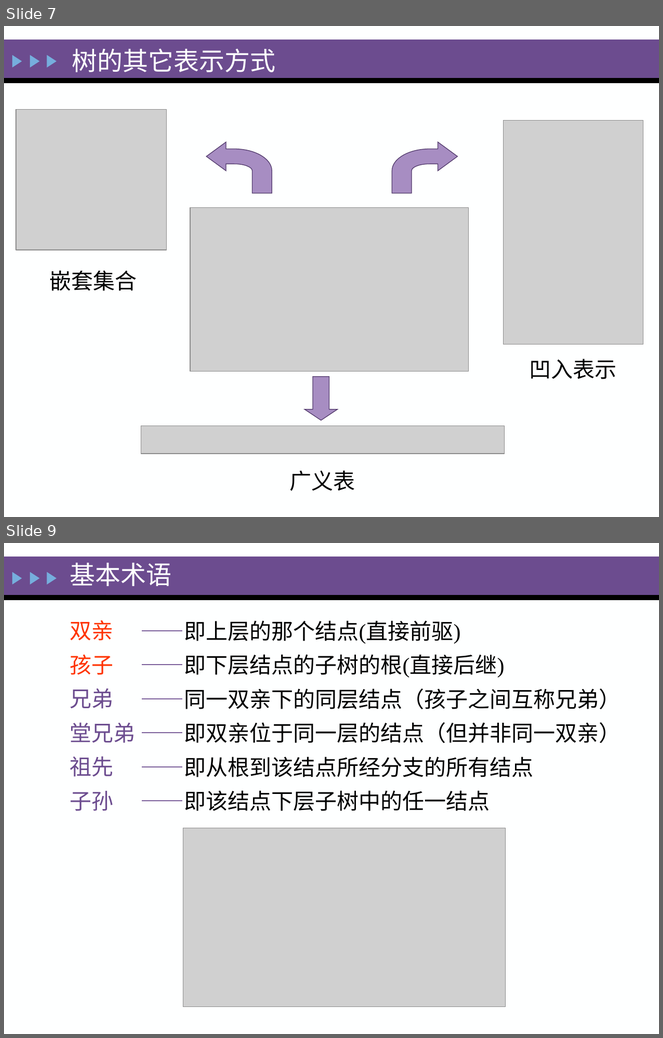
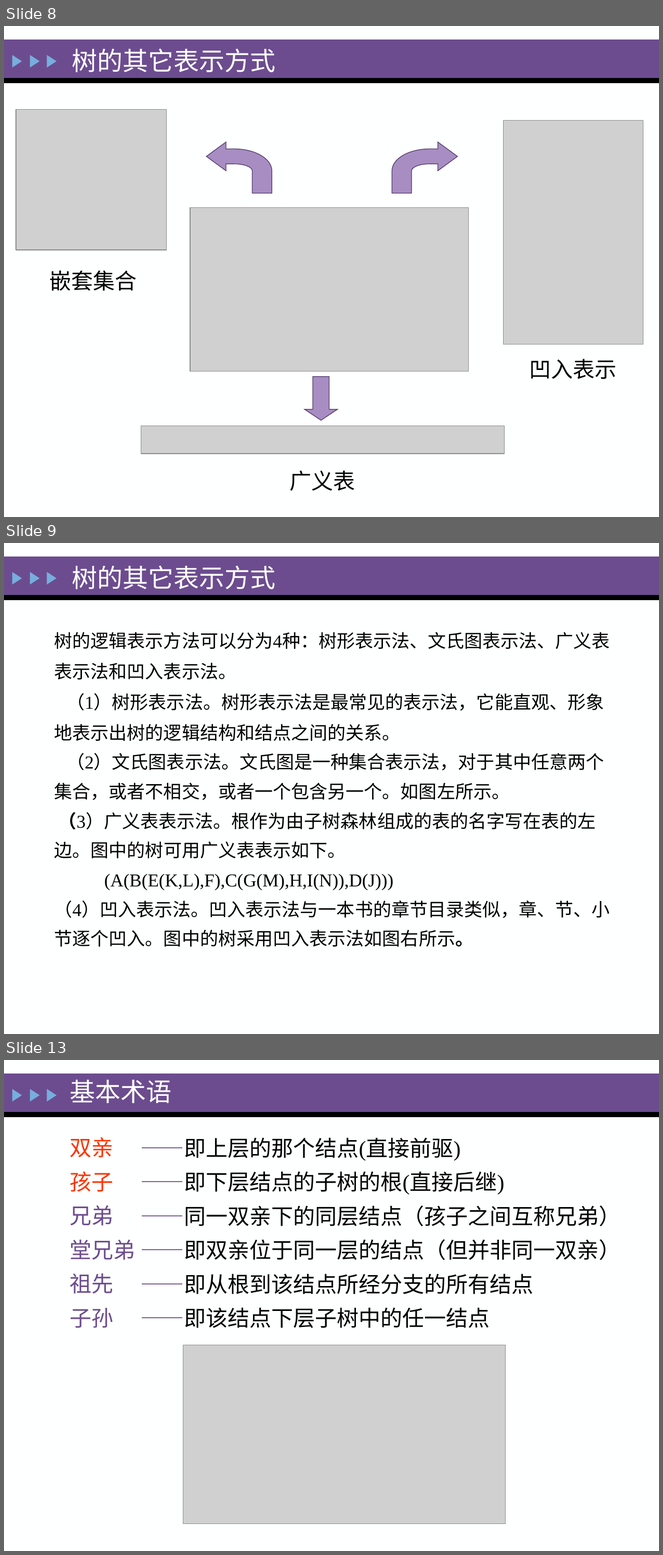
Before and after one commit to zeemeil/zeemeil.github.io, a slide deck: files/2025_1_DS/0402_DS_Tree.pptx. Shown one above the other, each under a label of ours: slides 7 and 9 before the commit, slides 8, 9 and 13 after it; the slides between them are not shown. The pictures are 663x1038 and 663x1555 pixels, drawn with LibreOffice and Linux fonts; fonts in the diff are those of the drawing; grey boxes stand for pictures. Boxes give left, top, right and bottom in pixels: in the first picture for what was removed or moved away, otherwise in the second. Text is boxed around its words. In the diff, an @@ line names an element or a change of style, - is before the commit and + after.

```diff
--- a/files/2025_1_DS/0402_DS_Tree.pptx
+++ b/files/2025_1_DS/0402_DS_Tree.pptx
@@ slide 9 added at bbox=[4, 543, 659, 1034], background #FEFFFF; not listed: 5 template elements that a slide beside it also shows @@
@@ text added at bbox=[72, 565, 275, 589], 28 pt, text #FEFFFF @@
+树的其它表示方式
@@ text added at bbox=[54, 632, 610, 947], 20 pt, text #000000 @@
+树的逻辑表示方法可以分为4种：树形表示法、文氏图表示法、广义表表示法和凹入表示法。
+（1）树形表示法。树形表示法是最常见的表示法，它能直观、形象地表示出树的逻辑结构和结点之间的关系。
+（2）文氏图表示法。文氏图是一种集合表示法，对于其中任意两个集合，或者不相交，或者一个包含另一个。如图左所示。
+（3）广义表表示法。根作为由子树森林组成的表的名字写在表的左边。图中的树可用广义表表示如下。
+(A(B(E(K,L),F),C(G(M),H,I(N)),D(J)))
+（4）凹入表示法。凹入表示法与一本书的章节目录类似，章、节、小节逐个凹入。图中的树采用凹入表示法如图右所示。
@@ what was slide 7 is now slide 8 @@
@@ what was slide 9 is now slide 13 @@
```
Also in this commit, not shown: 2 slides changed, 37 other slides added, 7 other files.
